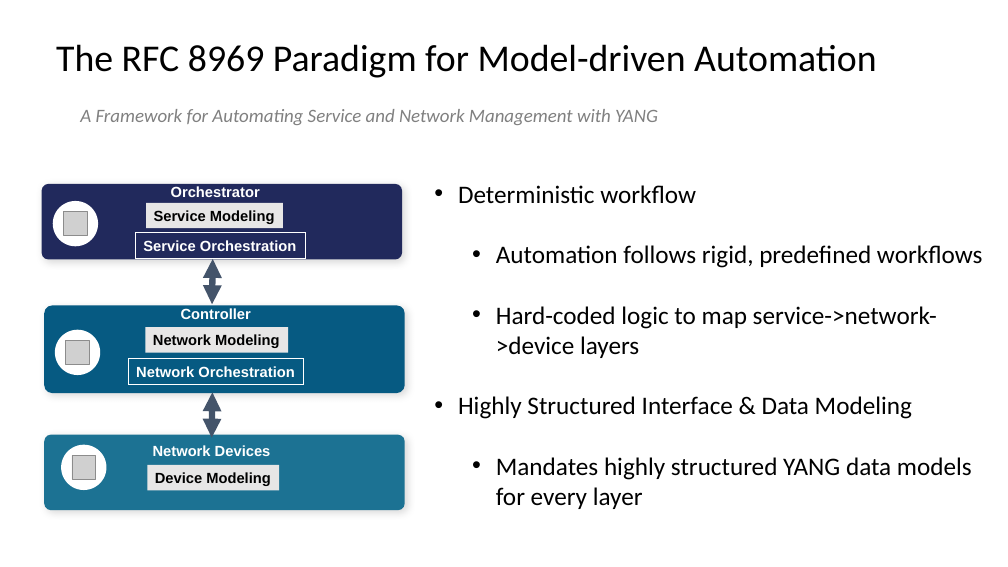
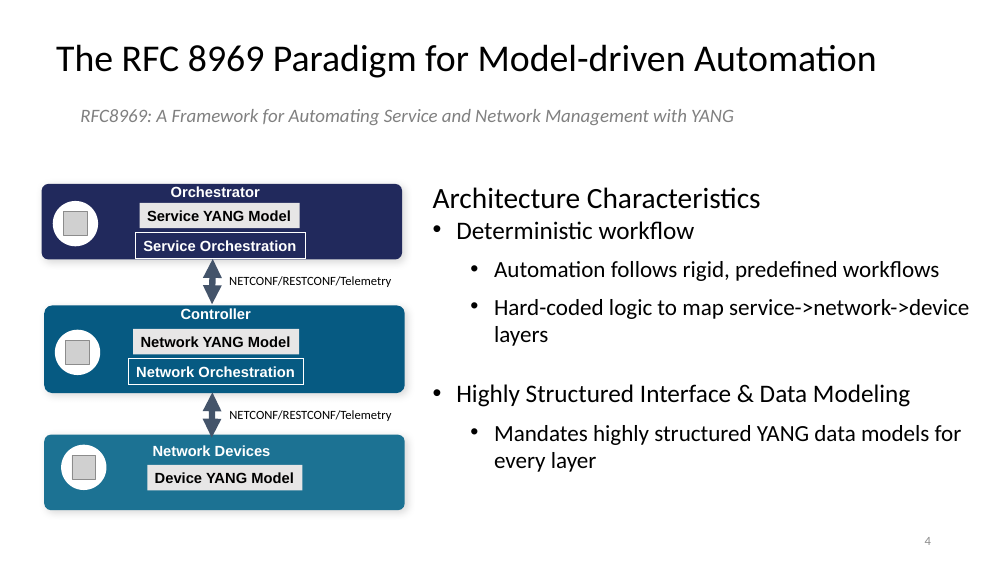
Before and after one commit to QiufangMa/AgentImpact2YANG, a slide deck: slide 4 of Side Meetings/AgentImpact2YANG.pptx (slide 5 before the commit). Drawn at 1008x567 pixels with LibreOffice and Linux fonts; fonts in the diff are those of the drawing; grey boxes stand for pictures. Boxes give left, top, right and bottom in pixels: in the first picture for what was removed or moved away, otherwise in the second. Text is boxed around its words. In the diff, an @@ line names an element or a change of style, - is before the commit and + after.

```diff
--- a/Side Meetings/AgentImpact2YANG.pptx
+++ b/Side Meetings/AgentImpact2YANG.pptx
@@ text at box(80, 109, 734, 125): text changed @@
-A Framework for Automating Service and Network Management with YANG
+RFC8969: A Framework for Automating Service and Network Management with YANG
@@ rectangle "Service YANG Model": place and size @@
-rectangle "Service YANG Model" at box(146, 203, 283, 228)
+rectangle "Service YANG Model" at box(140, 203, 300, 228)
@@ text at box(433, 187, 761, 209): paragraph added @@
+Architecture Characteristics
@@ text in rectangle at box(147, 210, 290, 221): text changed @@
-Service Modeling
+Service YANG Model
@@ text at box(494, 261, 969, 472): size 24 to 22 pt in "Automation follows rigid, predefined workflows", "Hard-coded logic to map service->network->device layers", "Mandates highly structured YANG data models for ..." @@
@@ text added at box(229, 276, 391, 287), 12 pt, text #000000 @@
+NETCONF/RESTCONF/Telemetry
@@ rectangle "Network YANG Model": place and size @@
-rectangle "Network YANG Model" at box(145, 327, 288, 353)
+rectangle "Network YANG Model" at box(133, 329, 299, 355)
@@ text in rectangle at box(141, 336, 291, 347): text changed @@
-Network Modeling
+Network YANG Model
@@ text added at box(229, 410, 391, 421), 12 pt, text #000000 @@
+NETCONF/RESTCONF/Telemetry
@@ rectangle "Device YANG Model": place and size @@
-rectangle "Device YANG Model" at box(147, 465, 279, 491)
+rectangle "Device YANG Model" at box(147, 465, 302, 491)
@@ text in rectangle at box(155, 472, 294, 483): text changed @@
-Device Modeling
+Device YANG Model
@@ page number added at box(925, 537, 931, 545), 12 pt, text #8C8C8C @@
+4
```
Also in this commit, not shown: 13 other slides changed, 3 slides added, 2 slides removed, 1 other file.
